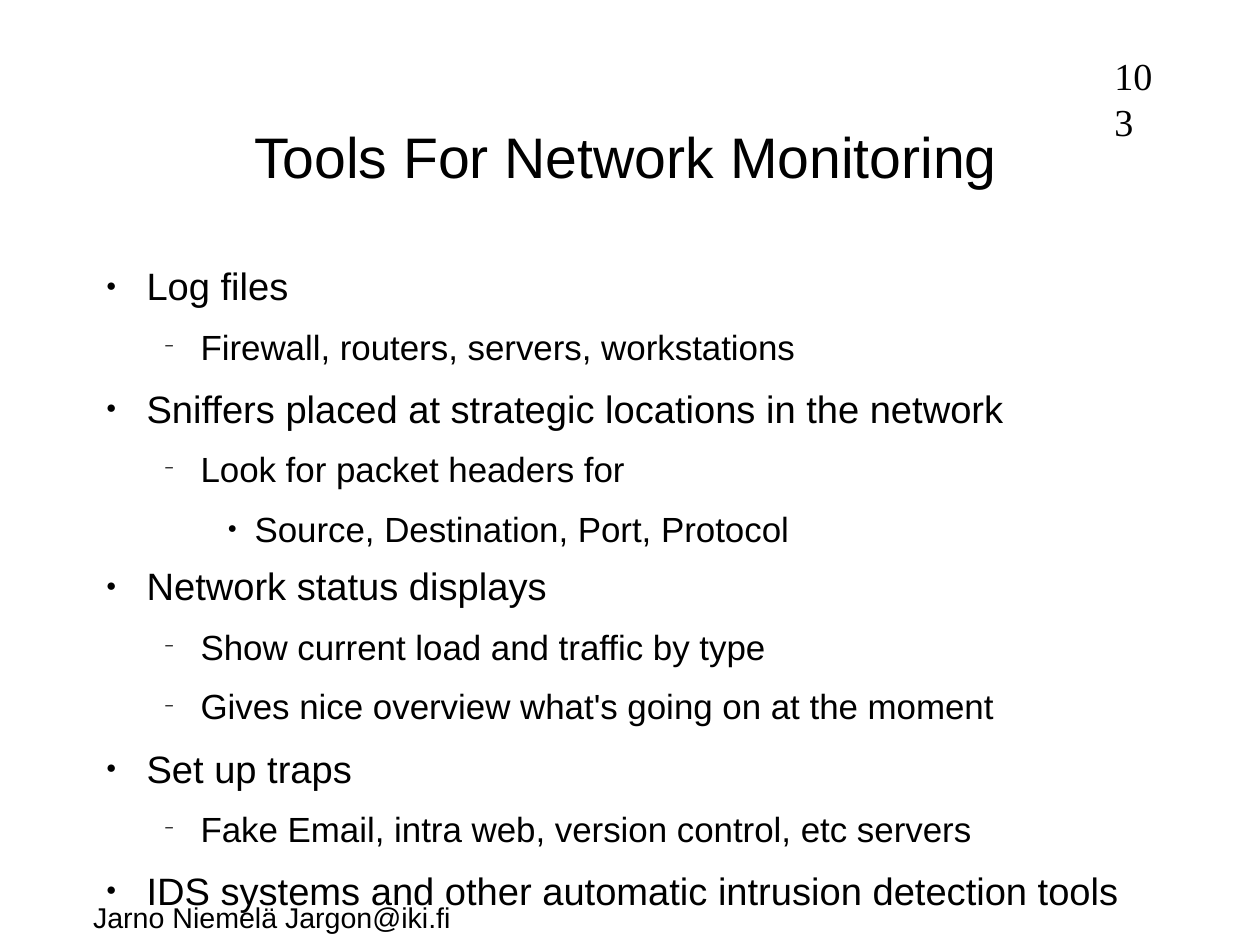
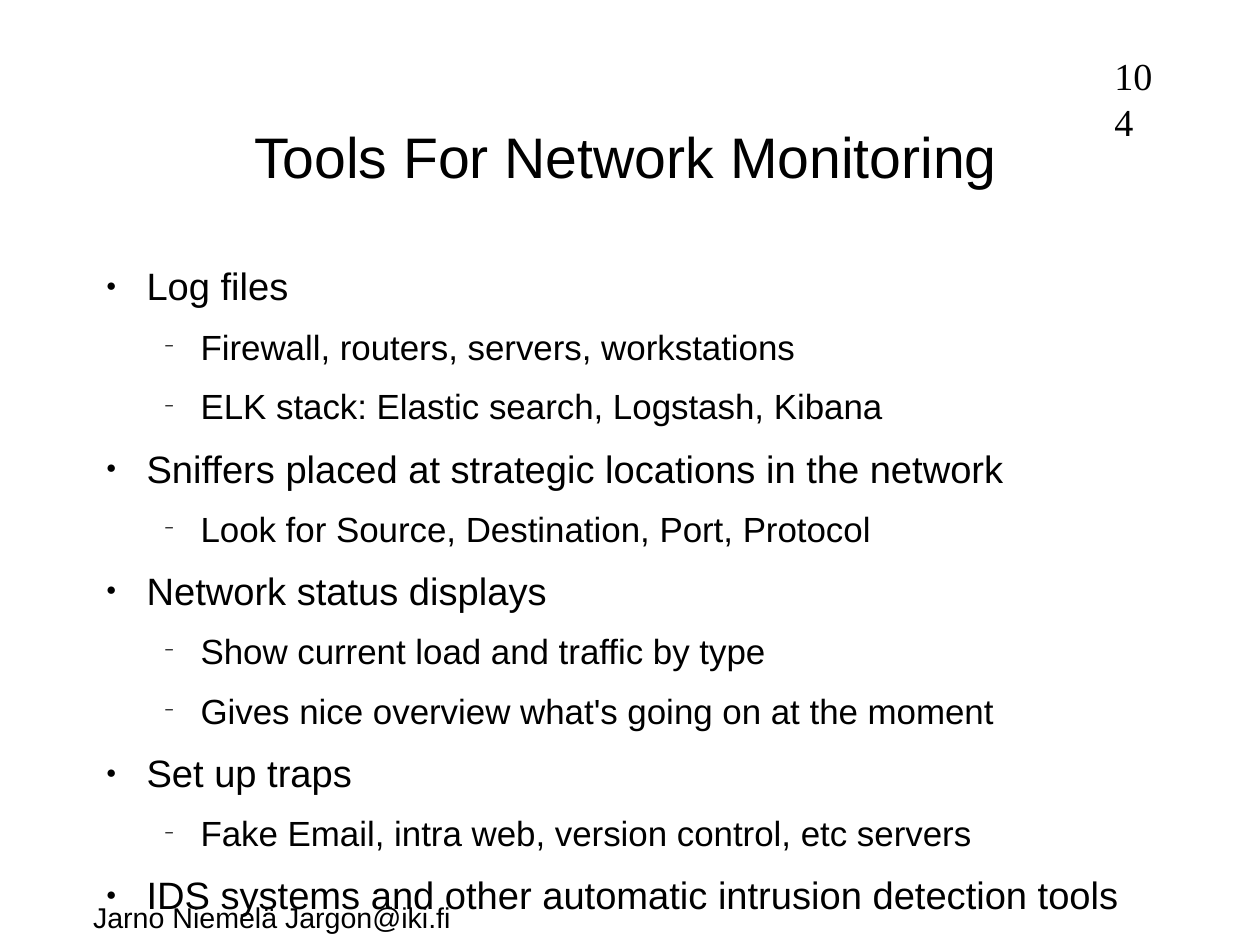
Before and after one commit to jarno-niemela/corporate_cyber_defence, a slide deck: slide 104 of NetworkSecurity/NetworkSecurity.odp (slide 103 before the commit). Drawn at 1260x945 pixels with LibreOffice and Linux fonts; fonts in the diff are those of the drawing; background and template pictures are left out. Boxes give left, top, right and bottom in pixels: in the first picture for what was removed or moved away, otherwise in the second. Text is boxed around its words. In the diff, an @@ line names an element or a change of style, - is before the commit and + after.

```diff
--- a/NetworkSecurity/NetworkSecurity.odp
+++ b/NetworkSecurity/NetworkSecurity.odp
@@ text at (201, 393, 883, 426): paragraph added @@
+  − ELK stack: Elastic search, Logstash, Kibana
@@ text at (201, 516, 871, 547): text changed @@
-  − Look for packet headers for
-    ● Source, Destination, Port, Protocol
+  − Look for Source, Destination, Port, Protocol
```
Also in this commit, not shown: 15 other slides changed, 1 slide added, 2 other files.
